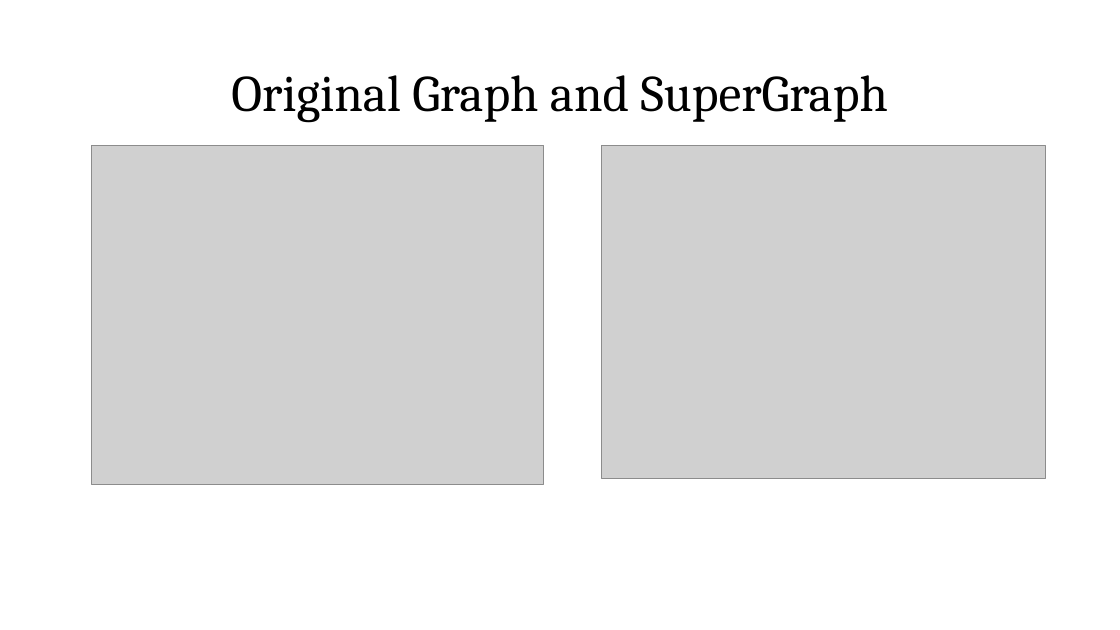
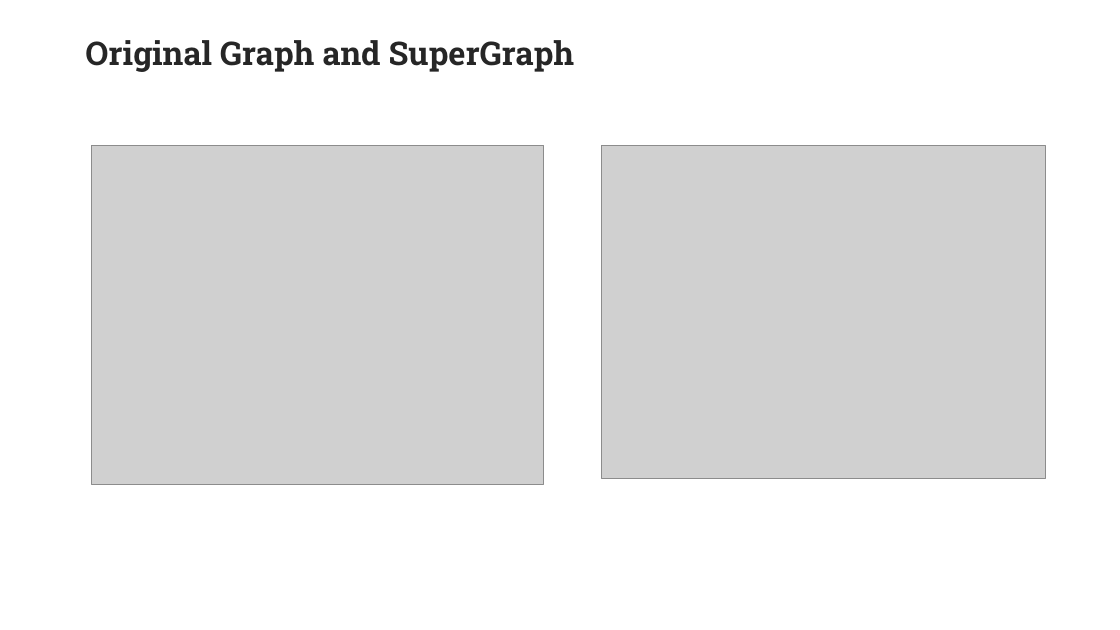
Before and after one commit to ManuManu97/k-degree, a slide deck: slide 14 of Presentazione.pptx (slide 13 before the commit). Drawn at 1120x630 pixels with LibreOffice and Linux fonts; fonts in the diff are those of the drawing; grey boxes stand for pictures; background and template pictures are left out. Boxes give left, top, right and bottom in pixels: in the first picture for what was removed or moved away, otherwise in the second. Text is boxed around its words. In the diff, an @@ line names an element or a change of style, - is before the commit and + after.

```diff
--- a/Presentazione.pptx
+++ b/Presentazione.pptx
@@ title "Original Graph and SuperGraph" at [85, 40, 574, 72]: size 44 to 28 pt, font Cambria to Roboto Slab, text colour #000000 to #262626, bold on; alignment centre to left; vertical alignment middle to top @@
```
Also in this commit, not shown: 15 other slides changed, 3 slides added, 2 slides removed.
